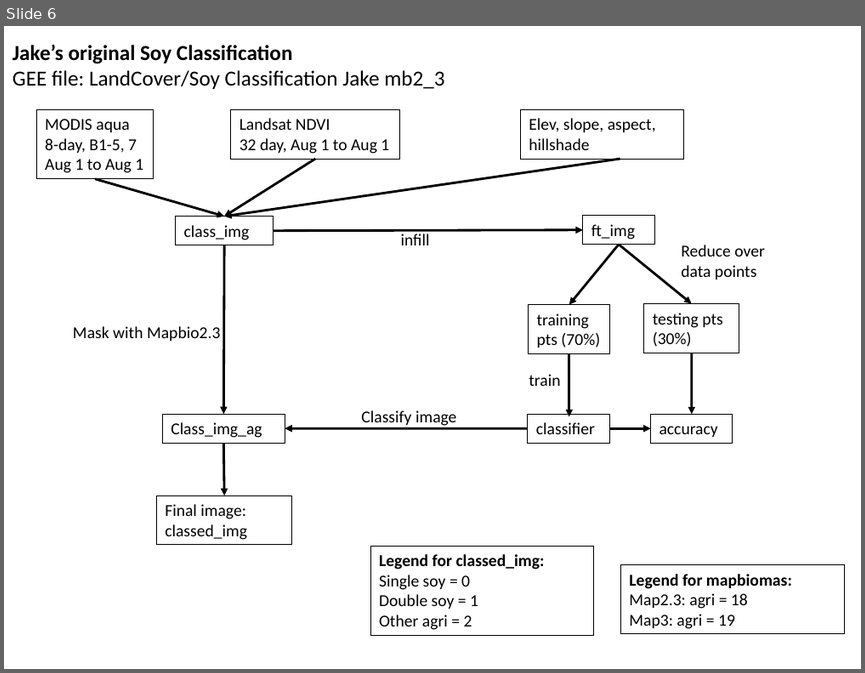
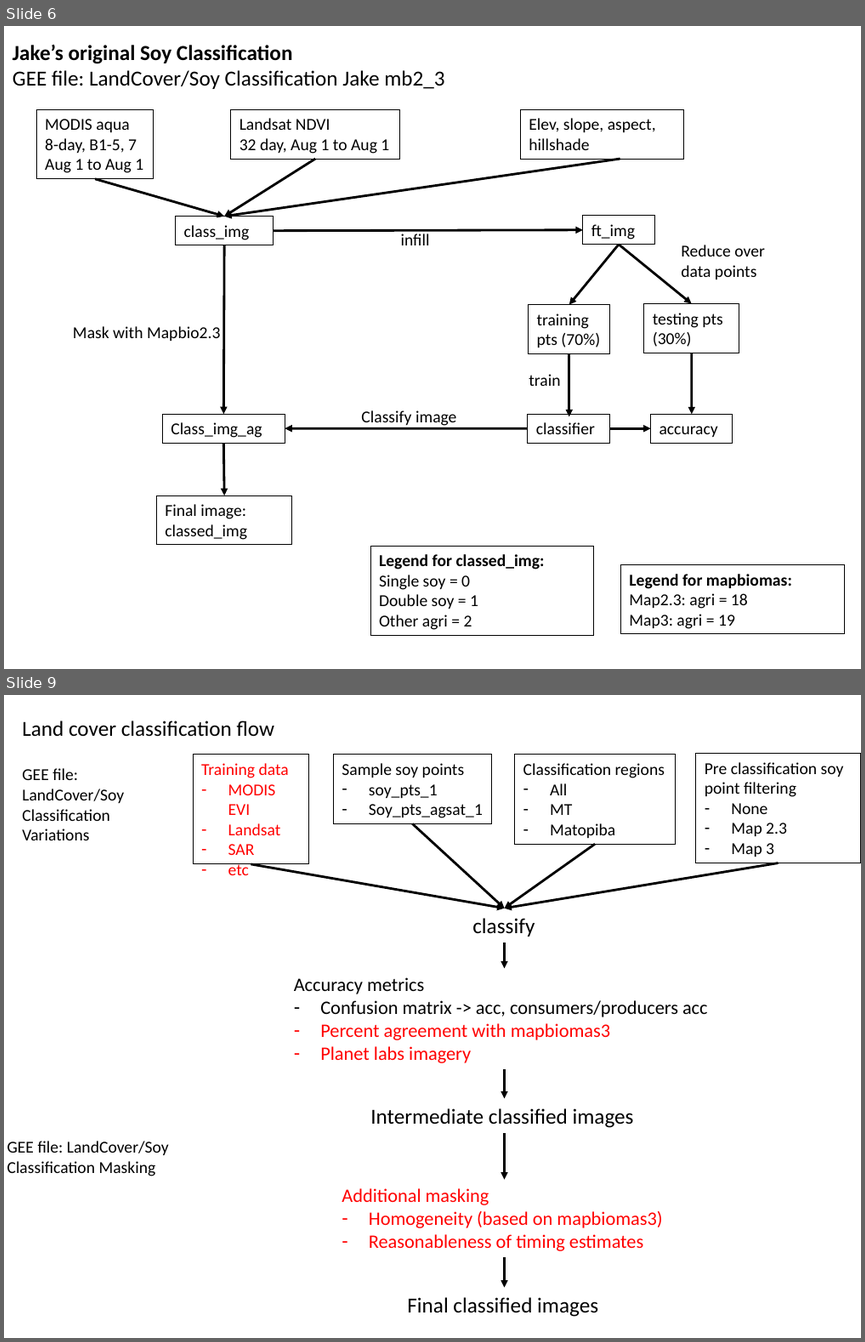
Before and after one commit to minghui-zhang/Meeting, a slide deck: January 19 2019.pptx. Shown one above the other, each under a label of ours: slide 6 before the commit, slides 6 and 9 after it; the slides between them are not shown. The pictures are 865x673 and 865x1342 pixels, drawn with LibreOffice and Linux fonts; fonts in the diff are those of the drawing. Boxes give left, top, right and bottom in pixels: in the first picture for what was removed or moved away, otherwise in the second. Text is boxed around its words. In the diff, an @@ line names an element or a change of style, - is before the commit and + after.

```diff
--- a/January 19 2019.pptx
+++ b/January 19 2019.pptx
@@ slide 9 added at <box>4,695,861,1338</box>, background #FFFFFF @@
@@ text added at <box>22,721,275,737</box>, 18 pt, text #000000 @@
+Land cover classification flow
@@ text added at <box>22,768,124,840</box>, 14 pt, text #000000 @@
+GEE file: LandCover/Soy Classification Variations
@@ rectangle added at <box>193,755,308,864</box>, outline #000000 0.75 pt, 14 pt, text #FF0000 @@
+Training data
+– MODIS EVI
+– Landsat
+– SAR
+– etc
@@ rectangle added at <box>333,755,491,823</box>, outline #000000 0.75 pt, 14 pt, text #000000 @@
+Sample soy points
+– soy_pts_1
+– Soy_pts_agsat_1
@@ rectangle added at <box>515,755,675,843</box>, outline #000000 0.75 pt, 14 pt, text #000000 @@
+Classification regions
+– All
+– MT
+– Matopiba
@@ rectangle added at <box>695,754,860,863</box>, outline #000000 0.75 pt, 14 pt, text #000000 @@
+Pre classification soy point filtering
+– None
+– Map 2.3
+– Map 3
@@ arrow added from (413, 823) to (505, 908), #000000 2 pt @@
@@ arrow added from (596, 844) to (505, 908), #000000 2 pt @@
@@ arrow added from (250, 864) to (505, 908), #000000 2 pt @@
@@ arrow added from (778, 863) to (505, 908), #000000 2 pt @@
@@ text added at <box>472,918,534,936</box>, 18 pt, text #000000 @@
+classify
@@ arrow added from (505, 942) to (505, 969), #000000 2 pt @@
@@ text added at <box>294,977,708,1063</box>, 16 pt, text #000000 @@
+Accuracy metrics
+– Confusion matrix -> acc, consumers/producers acc
+– Percent agreement with mapbiomas3
+– Planet labs imagery
@@ arrow added from (505, 1069) to (505, 1099), #000000 2 pt @@
@@ text added at <box>370,1108,634,1128</box>, 18 pt, text #000000 @@
+Intermediate classified images
@@ text added at <box>7,1140,169,1176</box>, 14 pt, text #000000 @@
+GEE file: LandCover/Soy Classification Masking
@@ arrow added from (505, 1133) to (505, 1179), #000000 2 pt @@
@@ text added at <box>341,1188,662,1251</box>, 16 pt, text #FF0000 @@
+Additional masking
+– Homogeneity (based on mapbiomas3)
+– Reasonableness of timing estimates
@@ arrow added from (505, 1257) to (505, 1287), #000000 2 pt @@
@@ text added at <box>407,1297,598,1316</box>, 18 pt, text #000000 @@
+Final classified images
```
Also in this commit, not shown: 1 slide changed, 2 other slides added.
